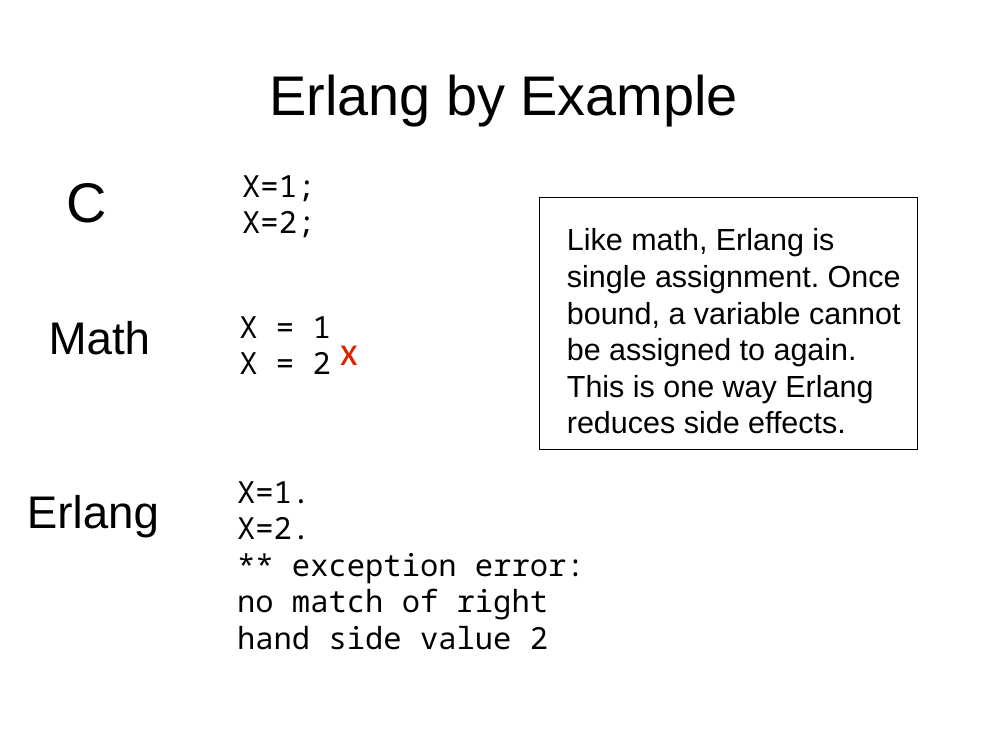
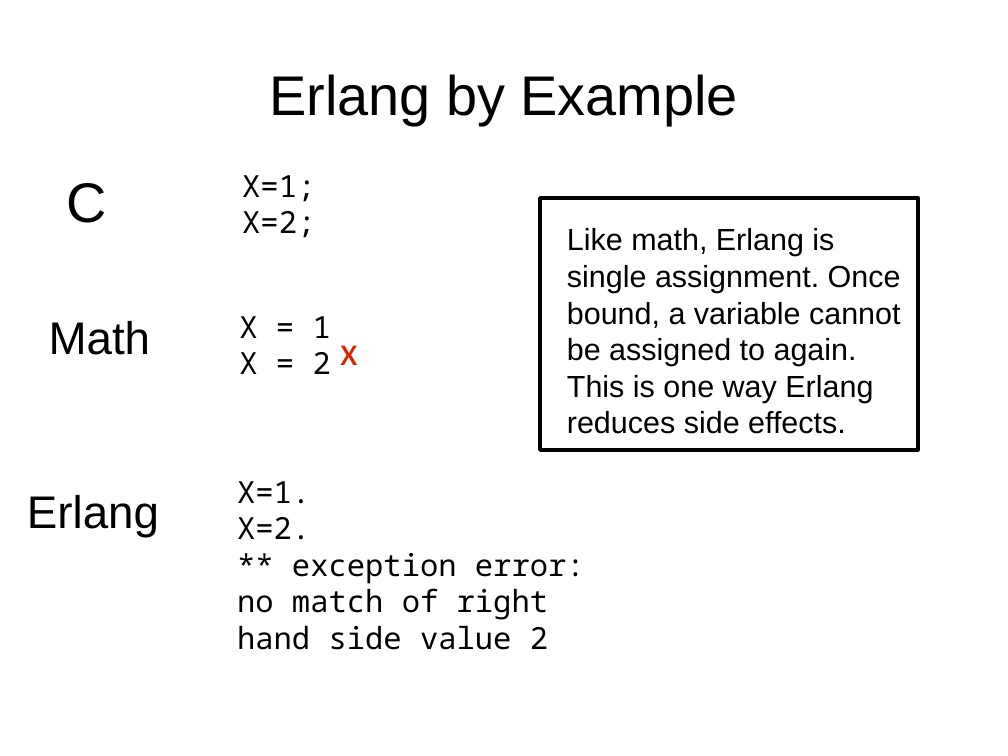
Before and after one commit to FractalDesigns/cowichan-1, a slide deck: slide 4 of miscellaneous/2010-12/slides.odp. Drawn at 1008x756 pixels with LibreOffice and Linux fonts; fonts in the diff are those of the drawing; background and template pictures are left out. Boxes give left, top, right and bottom in pixels: in the first picture for what was removed or moved away, otherwise in the second. Text is boxed around its words. In the diff, an @@ line names an element or a change of style, - is before the commit and + after.

```diff
--- a/miscellaneous/2010-12/slides.odp
+++ b/miscellaneous/2010-12/slides.odp
@@ rectangle at (x1=541, y1=198, x2=918, y2=451): outline #000000 0 pt to #000000 2.83 pt @@
```
Also in this commit, not shown: 22 other slides changed, 4 slides added, 4 slides removed, 1 other file.
